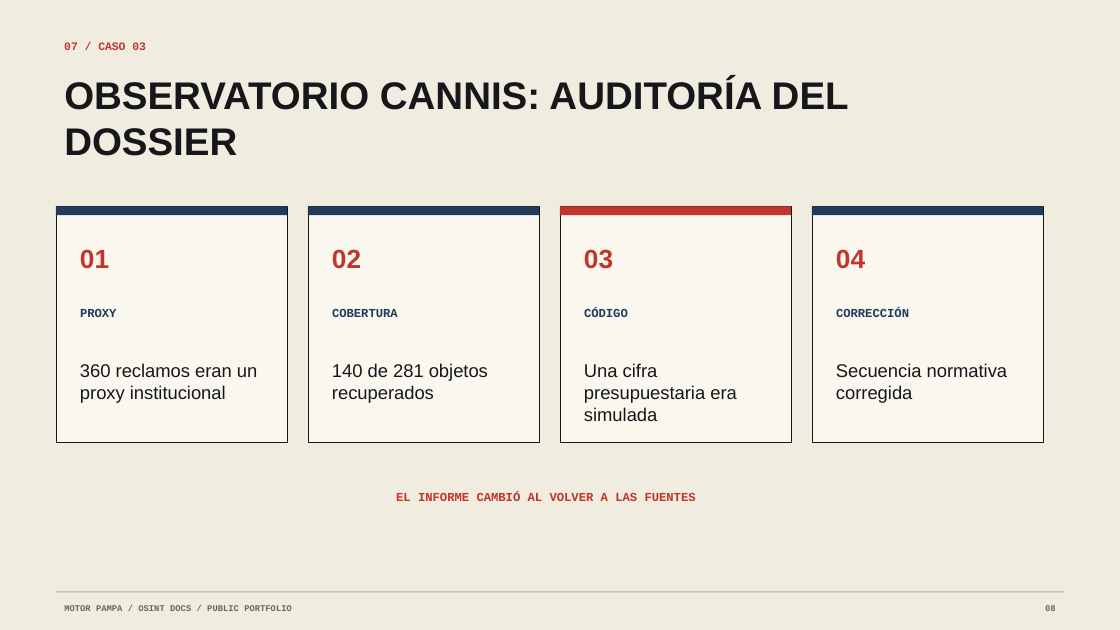
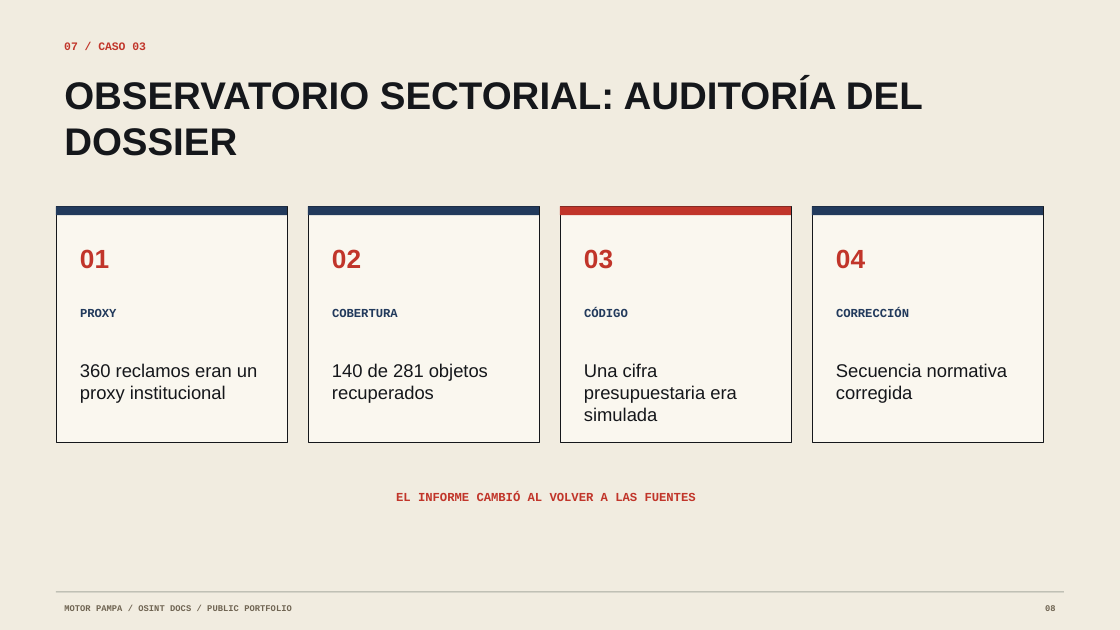
Before and after one commit to pat031-prog/motor-pampa-research, a slide deck: slide 8 of presentacion/Motor_Pampa_Research_2026-09-23.pptx. Drawn at 1120x630 pixels with LibreOffice and Linux fonts; fonts in the diff are those of the drawing. Boxes give left, top, right and bottom in pixels: in the first picture for what was removed or moved away, otherwise in the second. Text is boxed around its words. In the diff, an @@ line names an element or a change of style, - is before the commit and + after.

```diff
--- a/presentacion/Motor_Pampa_Research_2026-09-23.pptx
+++ b/presentacion/Motor_Pampa_Research_2026-09-23.pptx
@@ text at box(64, 78, 923, 156): text changed @@
-OBSERVATORIO CANNIS: AUDITORÍA DEL DOSSIER
+OBSERVATORIO SECTORIAL: AUDITORÍA DEL DOSSIER
```
Also in this commit, not shown: 16 other files.
